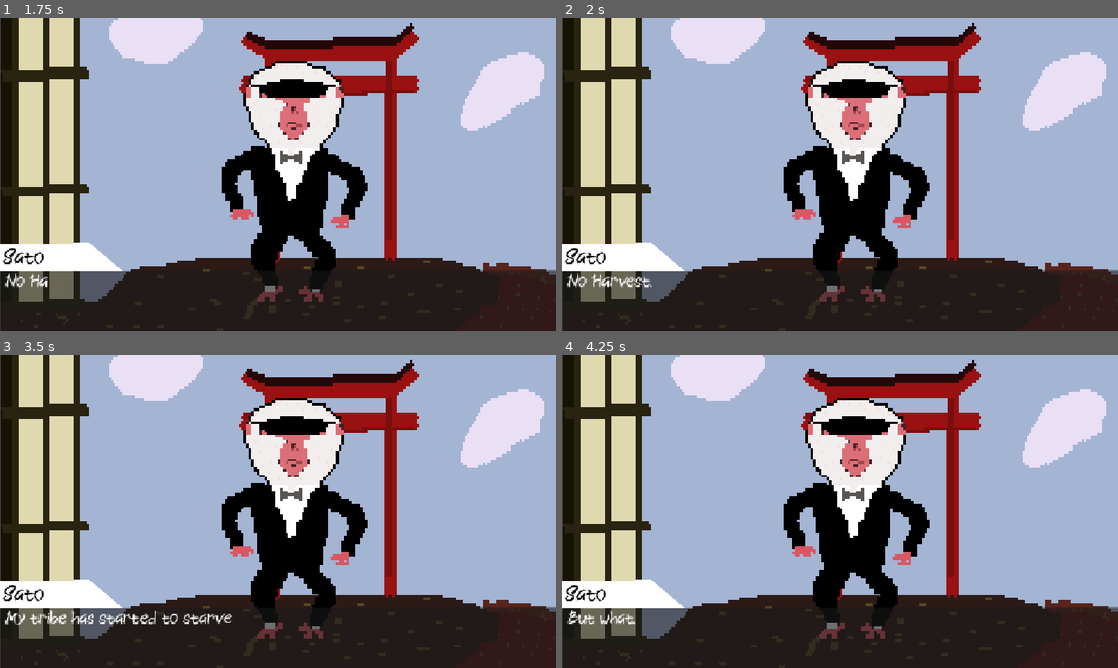
Above: before the commit, frames 1-4 (two rows, left to right).
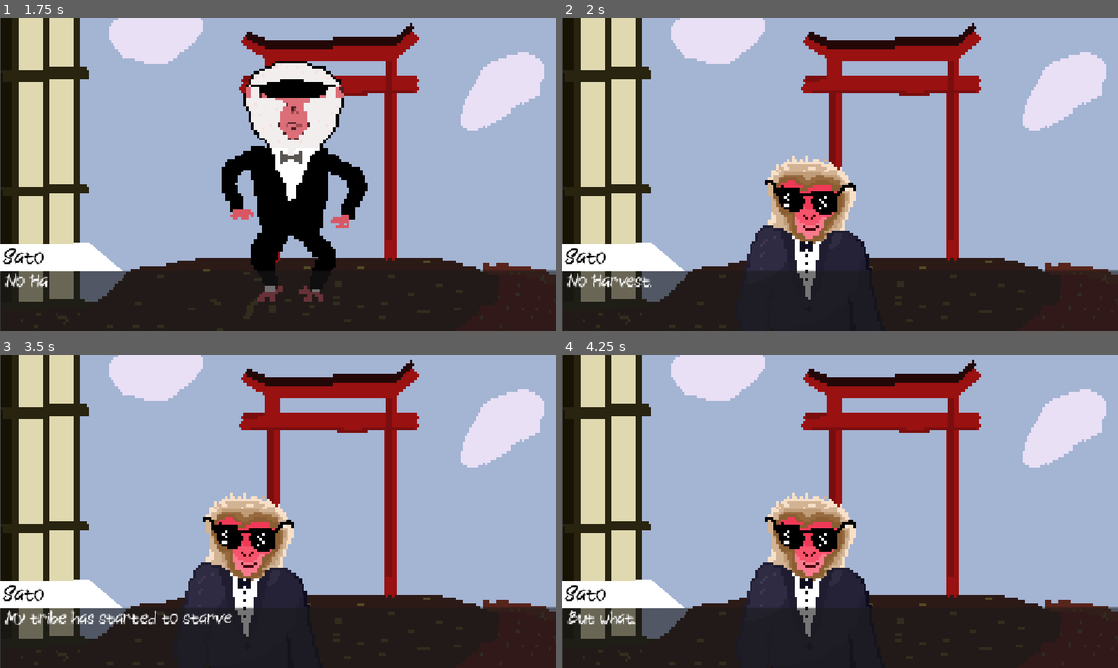
Above: after the commit, the same moments.

Repository: sDANTOSO/apocalypse-monkey
Game: Godot game, scene res://Scenes/main_menu.tscn
Same seed, same stepped clock (60 frames per second), same inputs: the game is played once before the commit and once after it.
Inputs (mouse positions are in pixels of both pictures, inside the frame that each line leads up to):
- Up to frame 1 (1.75 s): click (272, 246) at 0.5 s; tap Enter at 1.25 s; move the mouse to (400, 158) at 1.27 s; press the mouse at (400, 158) at 1.28 s; hold D (right) from 1.28 s (still down); tap Space (jump) at 1.52 s
- Up to frame 2 (2 s): keep holding D (right)
- Up to frame 3 (3.5 s): move the mouse to (166, 527) at 2.02 s; release the mouse at (166, 527) at 2.03 s; tap Alt at 2.1 s; tap Space (jump) at 2.27 s; move the mouse to (333, 442) at 2.77 s; release D (right) at 2.78 s; hold A (left) from 2.78 s (still down); tap Shift at 2.85 s
- Up to frame 4 (4.25 s): move the mouse to (812, 574) at 3.52 s; release A (left) at 3.53 s; hold D (right) from 3.53 s (still down); click (812, 574) at 3.6 s; tap Space (jump) at 3.77 s

Frame 1 is identical in both runs. In frame 2, 14% of the frame differs, in the area x 32-67%, y 13-93%; in frame 3, 14%; in frame 4, 14%.

Commit message:
added in my monkey sprites

Diff:
--- a/apocalypse-monkeyy/Scenes/game.tscn
+++ b/apocalypse-monkeyy/Scenes/game.tscn
@@ -38,4 +38,4 @@
 
 [node name="AnimatedSprite2D" type="AnimatedSprite2D" parent="." unique_id=541019286]
 position = Vector2(577, 404)
-animation = &"idle"
+animation = &""
--- a/apocalypse-monkeyy/Sprite Frames/apocolypseMonkeyFrames.tres
+++ b/apocalypse-monkeyy/Sprite Frames/apocolypseMonkeyFrames.tres
@@ -1,6 +1,7 @@
 [gd_resource type="SpriteFrames" format=3 uid="uid://dnf022gp8hbeg"]
 
 [ext_resource type="Texture2D" uid="uid://dvn1mc21tg1vj" path="res://Assets-misc/Animations/Monkey Talking/hitmonkeyv2.png" id="1_36ogy"]
+[ext_resource type="Texture2D" uid="uid://b7cm6dku50g23" path="res://Sprite Frames/monke.png" id="2_7u36c"]
 [ext_resource type="Texture2D" uid="uid://qimi3hw7x0i8" path="res://Assets-misc/Animations/Monkey Talking/hitmonkeyv5.png" id="2_o424w"]
 [ext_resource type="Texture2D" uid="uid://cpiugg83bs5kk" path="res://Assets-misc/Animations/Monkey Talking/hitmonkeyv4.png" id="3_7u36c"]
 [ext_resource type="Texture2D" uid="uid://bd7hhyp8i60ha" path="res://Assets-misc/Animations/Monkey Talking/hitmonkeyv6.png" id="4_h6hjc"]
@@ -9,10 +10,7 @@
 animations = [{
 "frames": [{
 "duration": 1.0,
-"texture": ExtResource("1_36ogy")
-}, {
-"duration": 1.0,
-"texture": ExtResource("1_36ogy")
+"texture": ExtResource("2_7u36c")
 }],
 "loop": 1,
 "name": &"idle",
Binary file added: apocalypse-monkeyy/Sprite Frames/monke.png
Not shown, added: apocalypse-monkeyy/Sprite Frames/monke.png.import
Binary file added: apocalypse-monkeyy/Sprite Frames/monke2.png
Not shown, added: apocalypse-monkeyy/Sprite Frames/monke2.png.import
